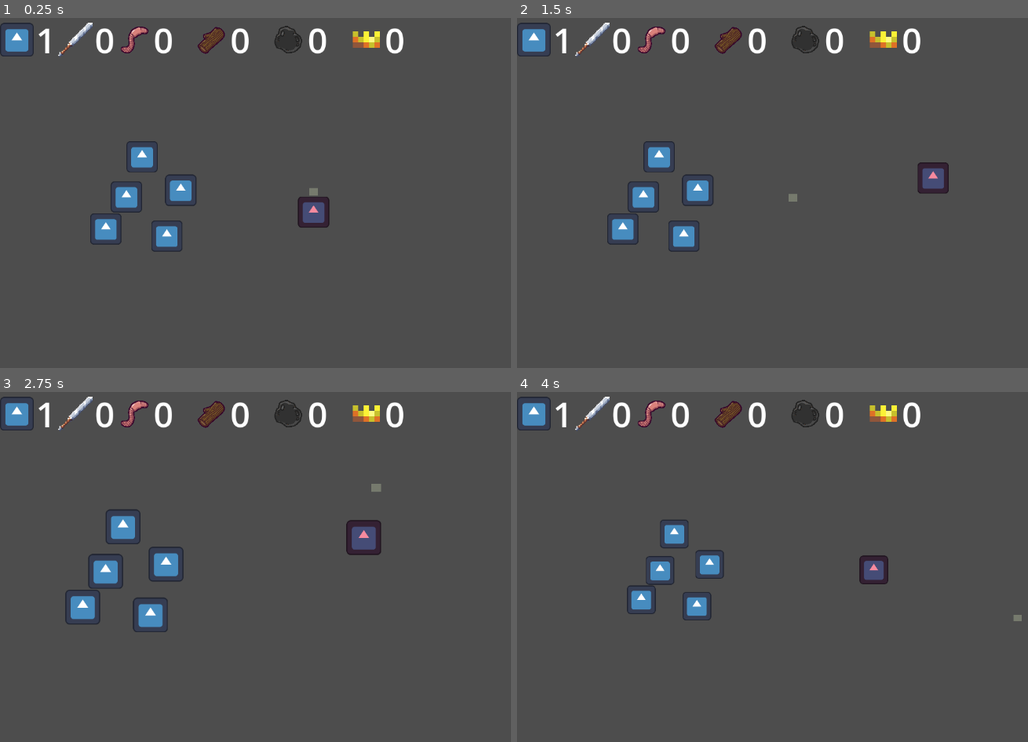
Above: before the commit, frames 1-4 (two rows, left to right).
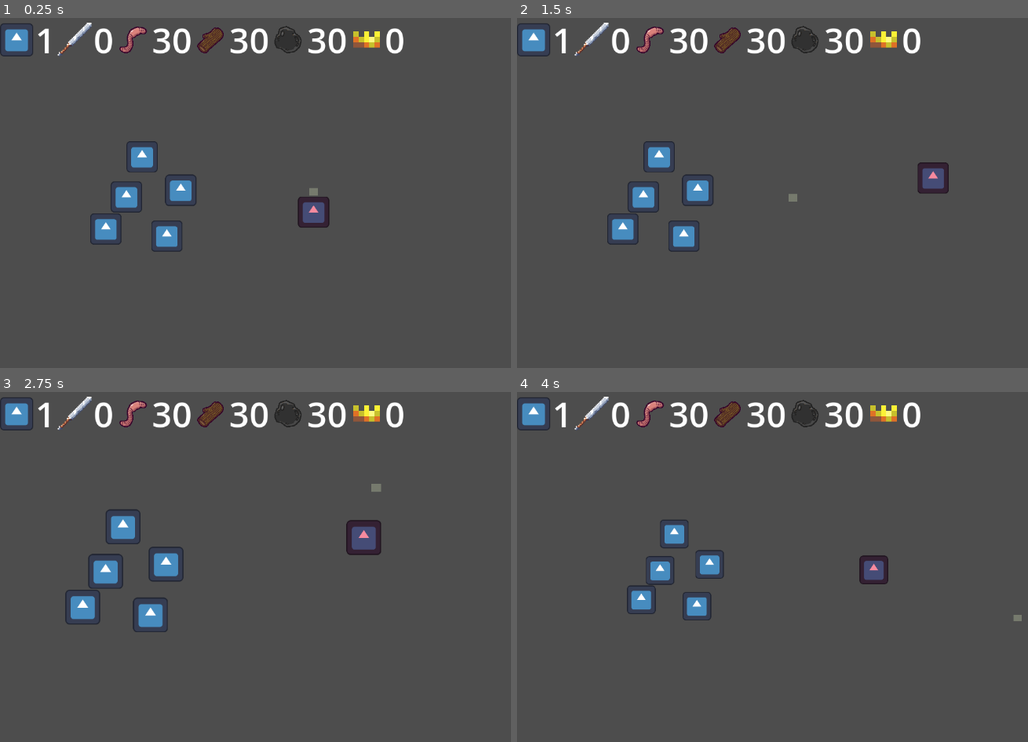
Above: after the commit, the same moments.

Repository: pradoh97/horde
Game: Godot game, scene res://level.tscn
The game is run twice, just before and just after one commit, with the same random seed, the same clock (stepped at 60 frames per second) and the same inputs. The engine's default icon, where the game draws it, is replaced by a stand-in: a white triangle on a blue panel in a dark square.
Inputs (mouse positions are in pixels of both pictures, inside the frame that each line leads up to):
- Up to frame 1 (0.25 s): no input
- Up to frame 2 (1.5 s): tap Enter at 0.5 s; move the mouse to (966, 175) at 0.52 s; press the mouse at (966, 175) at 0.53 s; release the mouse at (966, 175) at 1.25 s; tap Space at 1.25 s; drag from (706, 210) to (966, 175) at 1.27 s
- Up to frame 3 (2.75 s): move the mouse to (378, 490) at 2.02 s; hold Mouse wheel up (mouse_scroll_up) from 2.03 s (still down); click (378, 490) at 2.17 s
- Up to frame 4 (4 s): release Mouse wheel up (mouse_scroll_up) at 2.75 s; drag from (798, 637) to (879, 539) at 2.77 s; move the mouse to (1017, 619) at 3.52 s; hold Mouse wheel down (mouse_scroll_down) from 3.53 s (still down); click (1017, 619) at 3.67 s

The runs differ from the first frame. In frame 1, 1.4% of the frame differs, in the area x 0-75%, y 1-11%; in frame 2, 1.4%; in frame 3, 1.4%; in frame 4, 1.4%.

Commit message:
Update initial resources

Diff:
--- a/level.gd
+++ b/level.gd
@@ -4,9 +4,9 @@
 @export var day_duration: int = 3
 var horde_size: int = 0
 var horde_strength: int = 0
-var wood_stock: int = 0
-var food_stock: int = 0
-var stone_stock: int = 0
+var wood_stock: int = 30
+var food_stock: int = 30
+var stone_stock: int = 30
 var king_count: int = 0
 
 func _ready():
@@ -17,6 +17,9 @@
 	$Army.level = self
 	update_horde_size()
 	update_horde_strength()
+	update_food_stock()
+	update_wood_stock()
+	update_stone_stock()
 
 
 func update_food_stock(update_by: int = 0):
